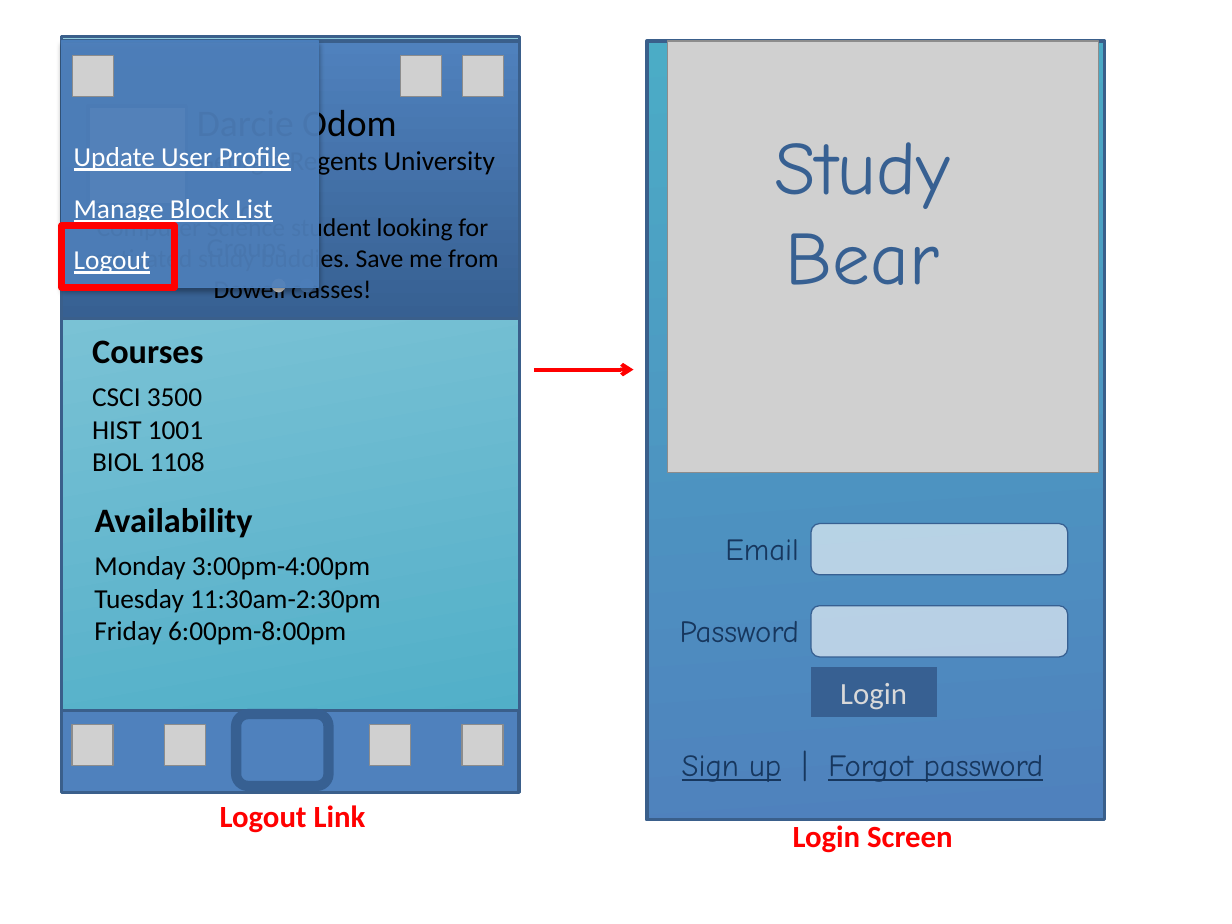
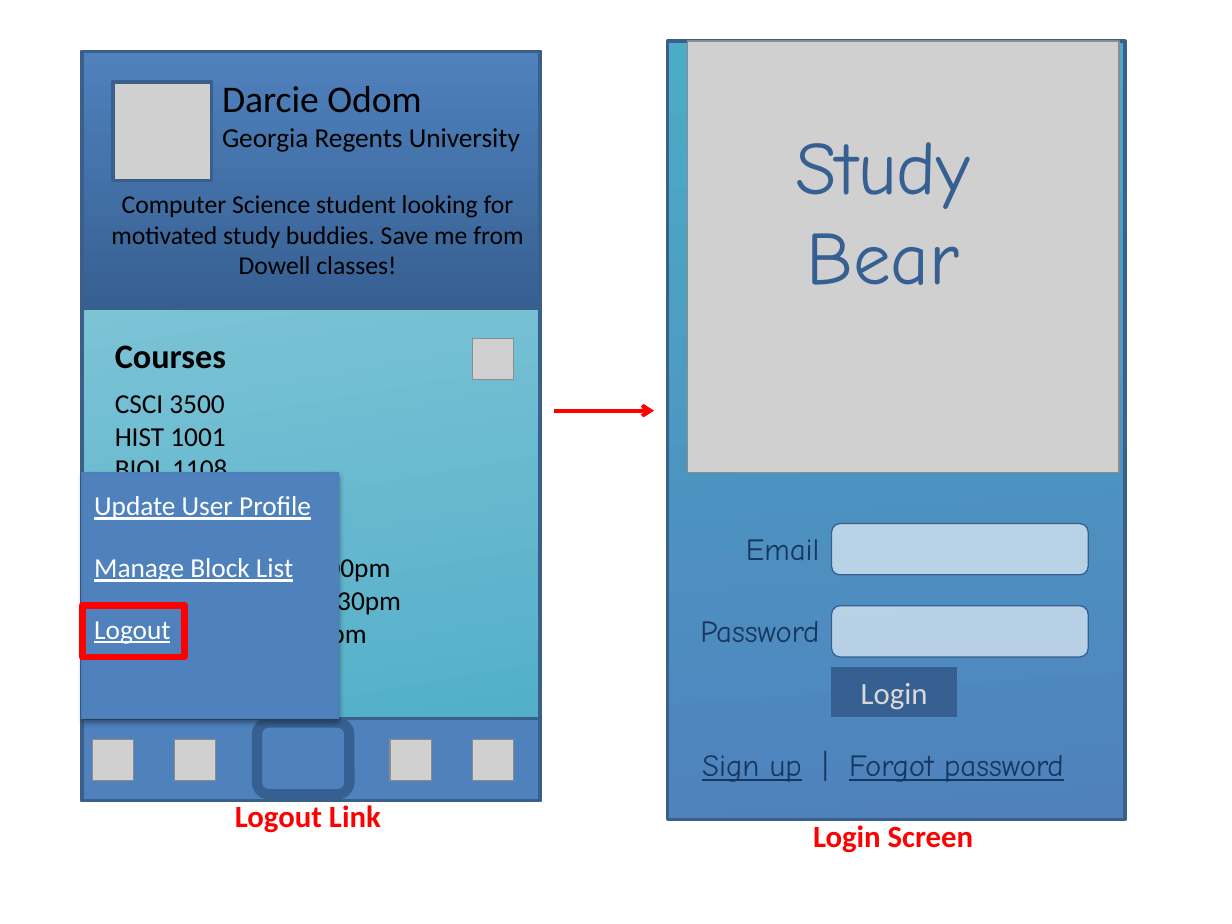
Before and after one commit to Cjreynol-zz/Study-Bear, a slide deck: slide 16 of docs/mock-ups/Mock-ups.pptx (slide 15 before the commit). Drawn at 1232x924 pixels with LibreOffice and Linux fonts; fonts in the diff are those of the drawing; grey boxes stand for pictures. Boxes give left, top, right and bottom in pixels: in the first picture for what was removed or moved away, otherwise in the second. Text is boxed around its words. In the diff, an @@ line names an element or a change of style, - is before the commit and + after.

```diff
--- a/docs/mock-ups/Mock-ups.pptx
+++ b/docs/mock-ups/Mock-ups.pptx
@@ rectangle removed at (62, 41, 318, 287) @@
@@ rectangle: place and size @@
-rectangle at (62, 41, 520, 318)
+rectangle at (83, 52, 541, 308)
@@ rectangle: place and size @@
-rectangle at (62, 37, 520, 786)
+rectangle at (83, 52, 541, 801)
@@ 2 texts, 1 picture: place and size @@
-2 texts, 1 picture at (86, 106, 498, 298)
+2 texts, 1 picture at (111, 83, 523, 274)
@@ text removed at (240, 202, 254, 222) @@
-0
-Groups
@@ ellipse removed at (274, 281, 283, 291) @@
@@ ellipse removed at (302, 281, 312, 291) @@
@@ picture: place and size @@
-picture at (462, 55, 503, 96)
+picture at (472, 339, 513, 379)
@@ arrow moved from (533, 370) - (633, 370) to (554, 410) - (654, 410) @@
@@ rectangle added at (83, 472, 339, 718), fill #4F81BD, outline #4B7EBC 0.75 pt @@
@@ text "Update User Profile": place and size @@
-text "Update User Profile" at (74, 147, 291, 171)
+text "Update User Profile" at (94, 496, 311, 520)
@@ 6 texts, 2 rectangles, 2 rounded rectangles, 1 picture: place and size @@
-6 texts, 2 rectangles, 2 rounded rectangles, 1 picture at (95, 41, 1105, 853)
+6 texts, 2 rectangles, 2 rounded rectangles, 1 picture at (115, 41, 1126, 853)
@@ text "Manage Block List": place and size @@
-text "Manage Block List" at (74, 199, 272, 224)
+text "Manage Block List" at (94, 558, 293, 582)
@@ text "Logout": place and size @@
-text "Logout" at (74, 251, 150, 274)
+text "Logout" at (94, 621, 170, 644)
@@ rectangle: place and size @@
-rectangle at (62, 225, 175, 287)
+rectangle at (83, 606, 185, 658)
@@ picture: place and size @@
-picture at (73, 55, 113, 96)
+picture at (92, 739, 133, 780)
@@ picture removed at (164, 724, 205, 765) @@
@@ picture: place and size @@
-picture at (71, 724, 112, 765)
+picture at (175, 739, 216, 780)
@@ 3 texts, 1 rectangle, 1 rounded rectangle: place and size @@
-3 texts, 1 rectangle, 1 rounded rectangle at (62, 340, 520, 793)
+3 texts, 1 rectangle, 1 rounded rectangle at (83, 345, 541, 801)
@@ picture removed at (370, 724, 410, 765) @@
@@ picture: place and size @@
-picture at (400, 55, 441, 96)
+picture at (391, 739, 431, 780)
@@ picture: place and size @@
-picture at (462, 724, 503, 765)
+picture at (472, 739, 513, 780)
@@ text "Logout Link" rewrapped from (220, 805, 366, 833) to (235, 801, 381, 833) @@
```
Also in this commit, not shown: 10 other slides changed, 1 slide added.
